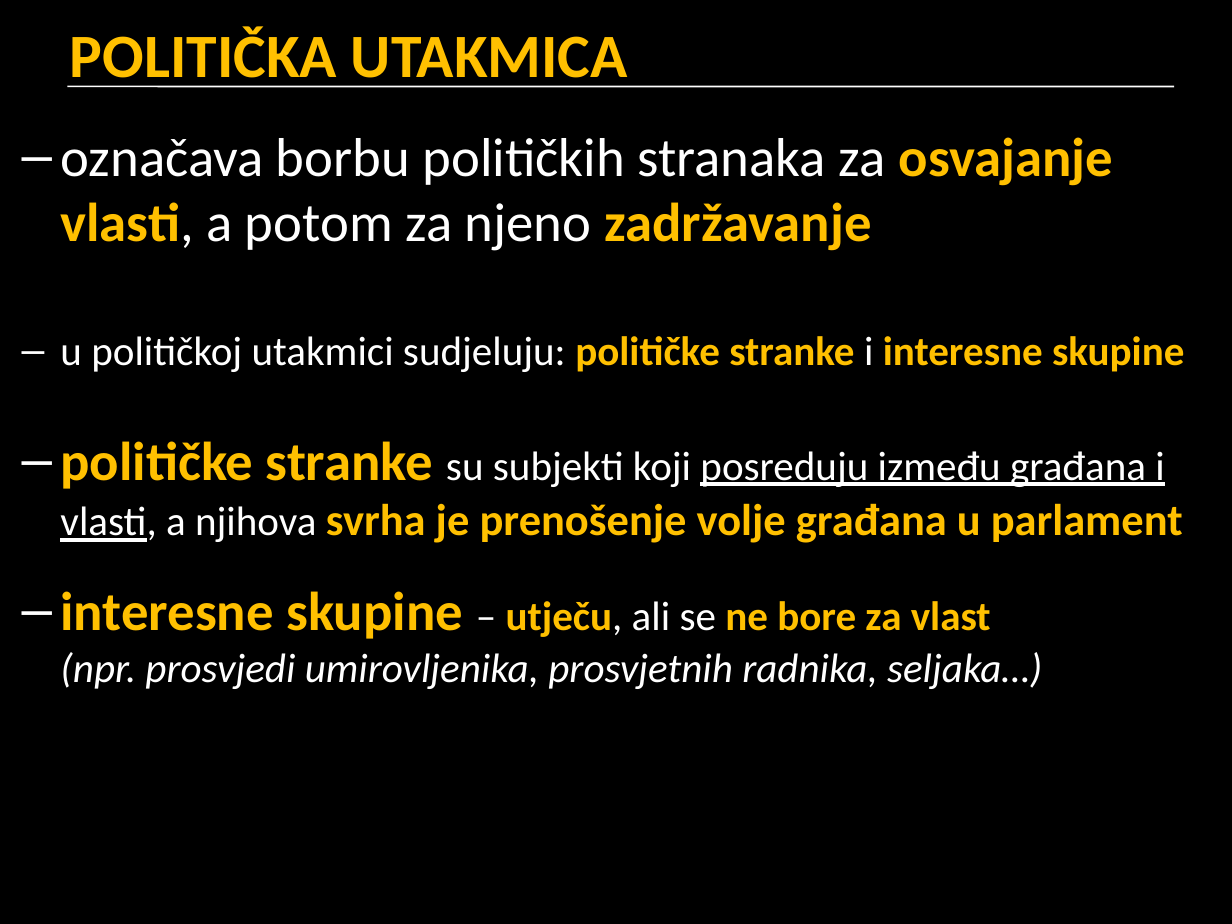
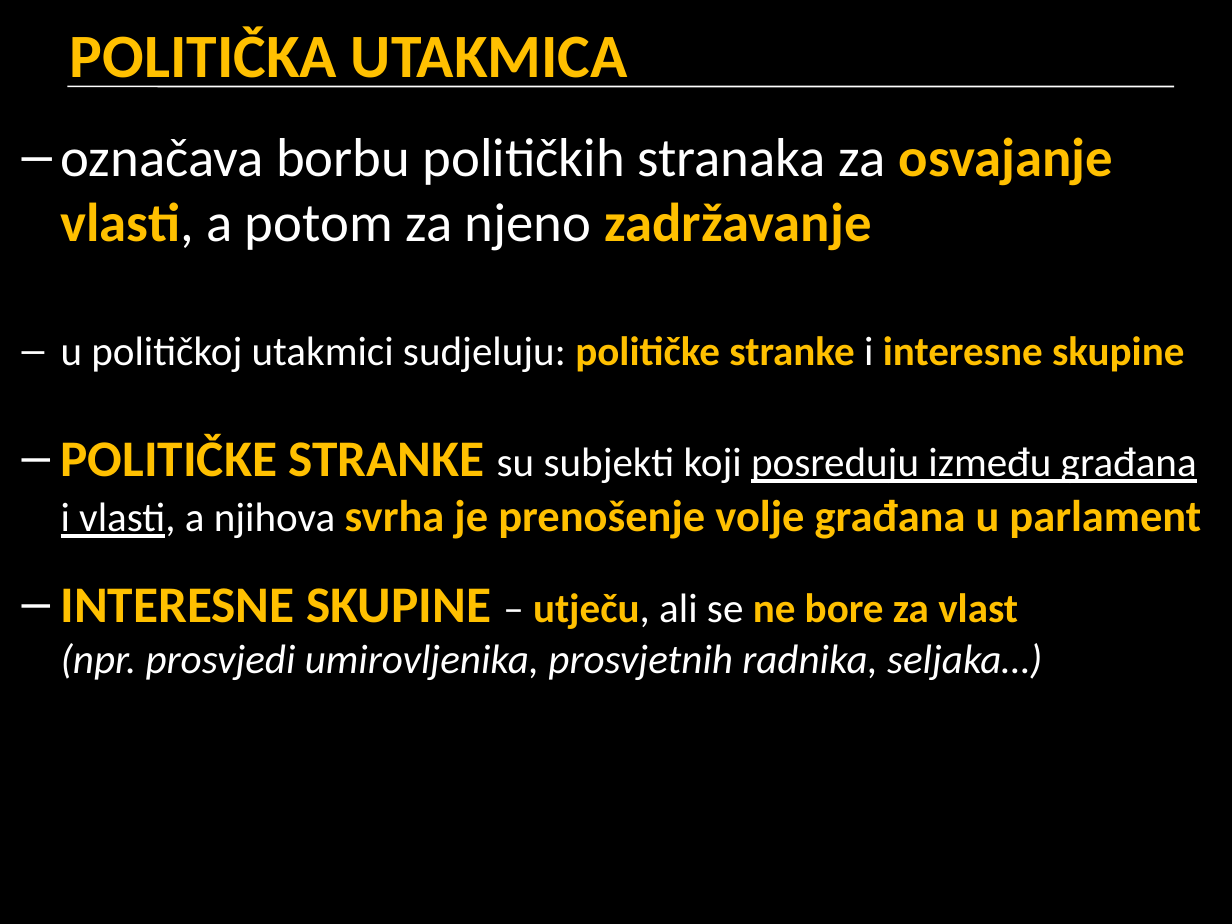
Before and after one commit to cornx/print, a slide deck: slide 27 of data/prezentacije/politika/001_pojam_politike.pptx (slide 30 before the commit). Drawn at 1232x924 pixels with LibreOffice and Linux fonts; fonts in the diff are those of the drawing. Boxes give left, top, right and bottom in pixels: in the first picture for what was removed or moved away, otherwise in the second. Text is boxed around its words. In the diff, an @@ line names an element or a change of style, - is before the commit and + after.

```diff
--- a/data/prezentacije/politika/001_pojam_politike.pptx
+++ b/data/prezentacije/politika/001_pojam_politike.pptx
@@ text at (61,434,1201,680): text changed @@
-– političke stranke su subjekti koji posreduju između građana i vlasti, a njihova svrha je prenošenje volje građana u parlament
-– interesne skupine – utječu, ali se ne bore za vlast
-  (npr. prosvjedi umirovljenika, prosvjetnih radnika, seljaka…)
+– POLITIČKE STRANKE su subjekti koji posreduju između građana i vlasti, a njihova svrha je prenošenje volje građana u parlament
+– INTERESNE SKUPINE – utječu, ali se ne bore za vlast
+  (npr. prosvjedi umirovljenika, prosvjetnih radnika, seljaka…)
```
Also in this commit, not shown: 18 other slides changed, 5 slides added, 5 slides removed, 1 other file.
